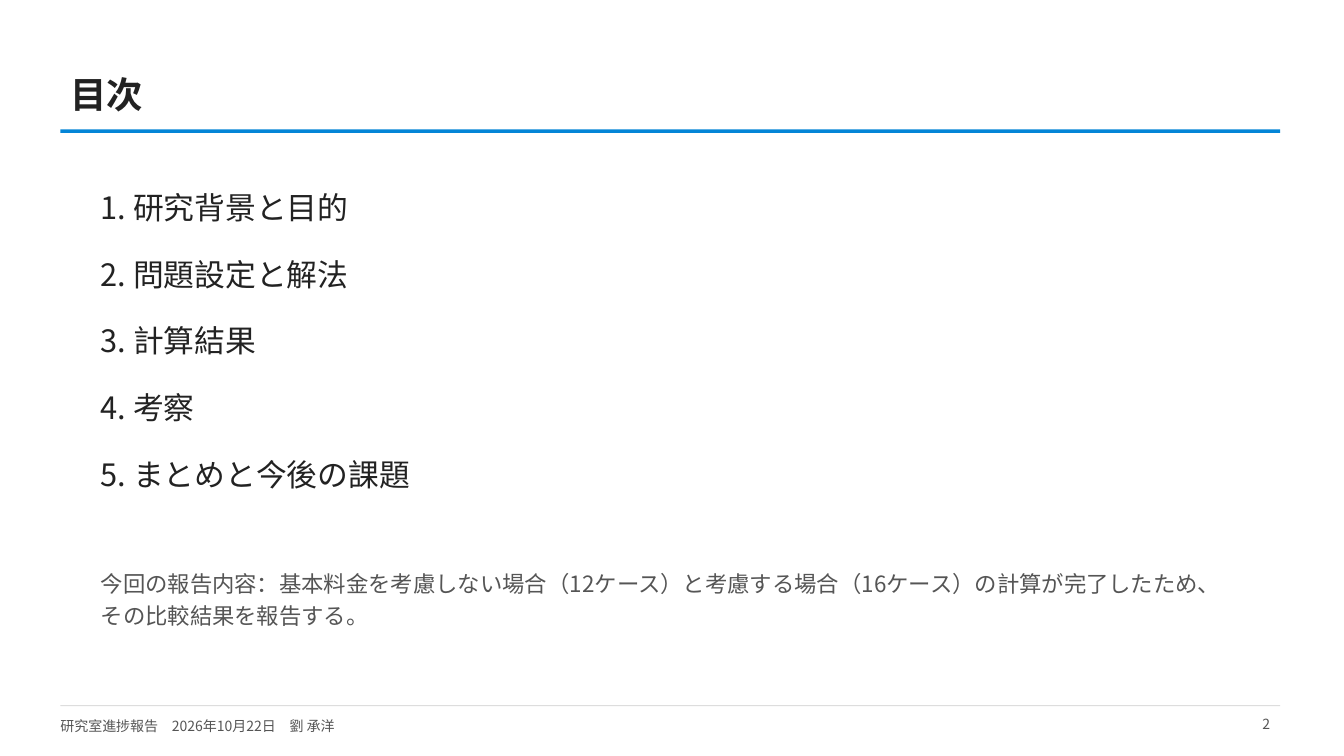
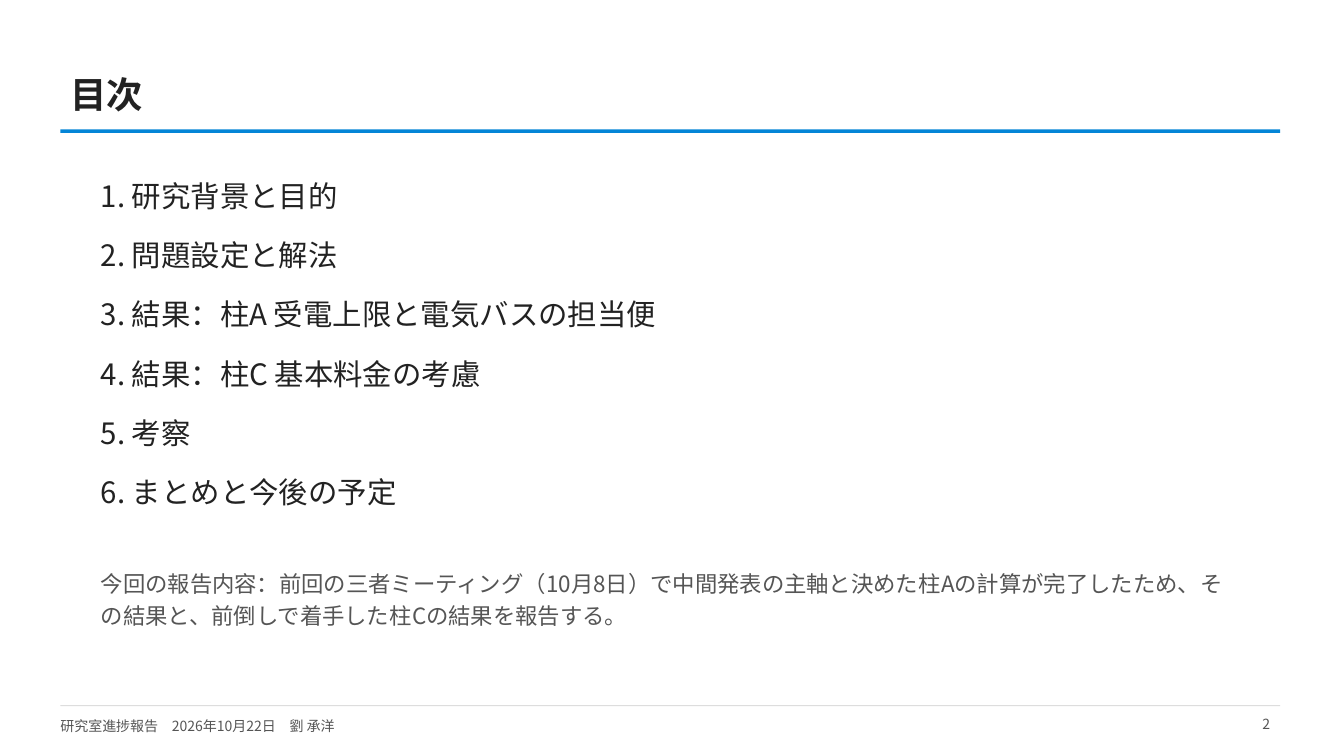
Before and after one commit to CYLIU2003/master-course, a slide deck: slide 2 of outcome/2026-10-22_lab_progress/lab_progress_20261022.pptx. Drawn at 1344x756 pixels with LibreOffice and Linux fonts; fonts in the diff are those of the drawing. Boxes give left, top, right and bottom in pixels: in the first picture for what was removed or moved away, otherwise in the second. Text is boxed around its words. In the diff, an @@ line names an element or a change of style, - is before the commit and + after.

```diff
--- a/outcome/2026-10-22_lab_progress/lab_progress_20261022.pptx
+++ b/outcome/2026-10-22_lab_progress/lab_progress_20261022.pptx
@@ text "1. 研究背景と目的": place and size @@
-text "1. 研究背景と目的" at [101,193,410,489]
+text "1. 研究背景と目的" at [101,182,656,506]
@@ text at [101,182,338,269]: size 22 to 21 pt in "1. 研究背景と目的", "2. 問題設定と解法"; less space between paragraphs @@
@@ text at [101,300,656,506]: text changed; size 22 to 21 pt @@
-3. 計算結果
-4. 考察
-5. まとめと今後の課題
+3. 結果：柱A 受電上限と電気バスの担当便
+4. 結果：柱C 基本料金の考慮
+5. 考察
+6. まとめと今後の予定
@@ text at [101,573,1223,626]: text changed @@
-今回の報告内容：基本料金を考慮しない場合（12ケース）と考慮する場合（16ケース）の計算が完了したため、その比較結果を報告する。
+今回の報告内容：前回の三者ミーティング（10月8日）で中間発表の主軸と決めた柱Aの計算が完了したため、その結果と、前倒しで着手した柱Cの結果を報告する。
```
Also in this commit, not shown: 9 other slides changed, 3 slides added, 5 other files.
